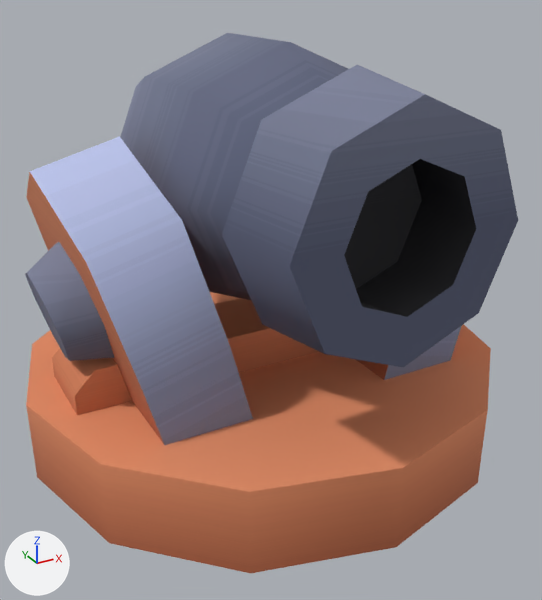
Two versions of the glTF model kenney_tower-defense-kit/Models/weapon-cannon.glb, one commit apart.
Camera for both pictures: a 50 mm lens placed at (-0.41, -0.776, 0.601), pointed at (0.004, -0.023, 0.224). The lights are fixed; the arrows at lower left show +X, +Y and +Z. Where no turn or scale is listed for an object, it has been applied to the vertices.

Objects in the first picture: 'barrel', 'weapon-cannon'.
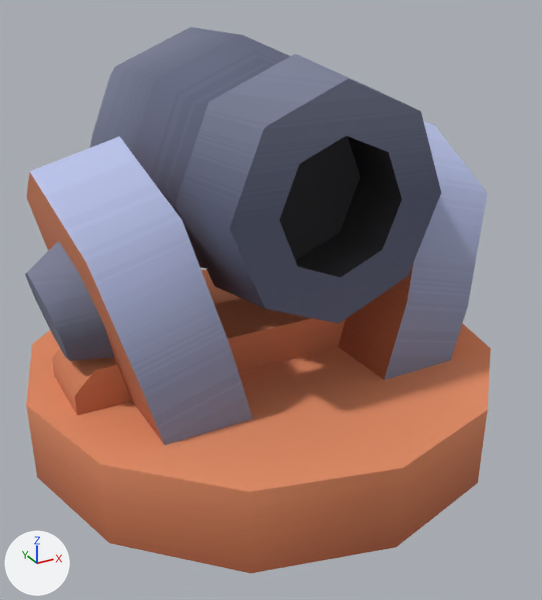
The newer file is also rescaled (x3.0) as a whole; pictures and numbers use the older file's frame.

Location of each change, [x1, y1, x2, y2] in pixels of the pictures (542 x 600 px):
'barrel', deleted (blue)
    before: [120, 33, 518, 367]
'weapon-cannon.001', added (blue)
    after: [90, 27, 441, 324]

The change, as a diff of the scene's bpy script:
```diff
--- a/kenney_tower-defense-kit/Models/weapon-cannon.glb.py
+++ b/kenney_tower-defense-kit/Models/weapon-cannon.glb.py
@@ me_barrel_003 @@
+me_barrel_003.from_pydata(...)  # 64 vertices, 124 faces; spans x -0.15..0.15, y -0.179..0.3, z 0.233..0.533
+me_barrel_003.materials.append(mat_colormap)  # picture img_colormap
@@ ob_barrel @@
-ob_barrel = bpy.data.objects.new('barrel', me_barrel)
-ob_barrel.location = (0.0, 0.001, 0.383)
@@ ob_weapon_cannon_001 @@
+ob_weapon_cannon_001 = bpy.data.objects.new('weapon-cannon.001', me_barrel_003)
+ob_weapon_cannon_001.location = (0.0, 0.0, 0.0)
```
